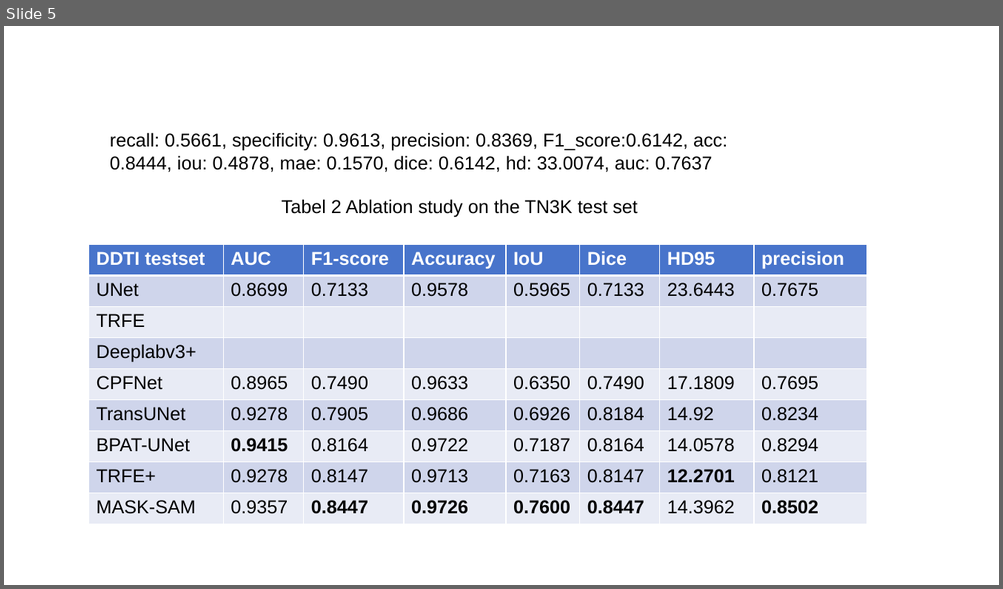
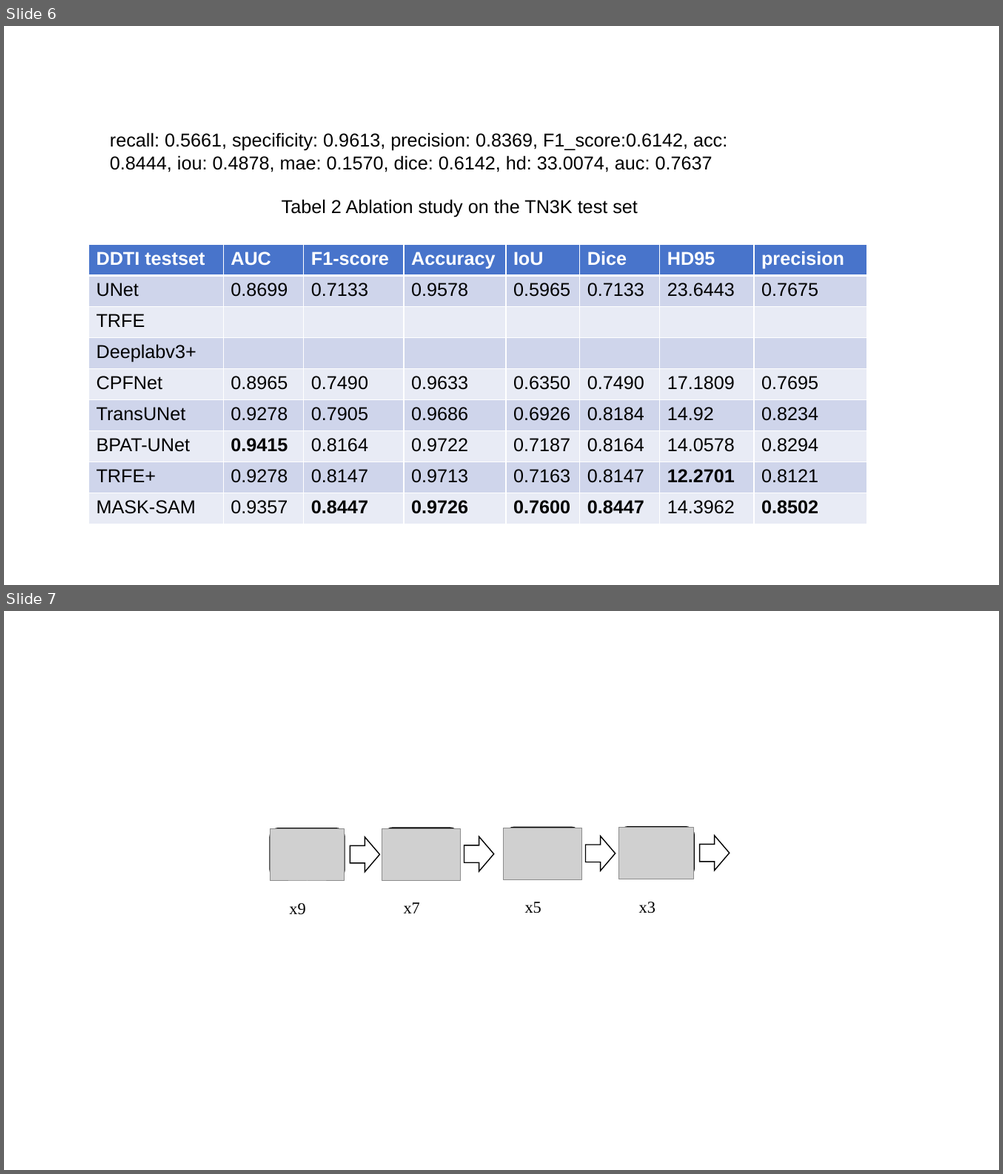
Before and after one commit to wanggy820/MedSAM, a slide deck: 小论文/architecture.pptx. Shown one above the other, each under a label of ours: slide 5 before the commit, slides 6 and 7 after it. The pictures are 1003x589 and 1003x1174 pixels, drawn with LibreOffice and Linux fonts; fonts in the diff are those of the drawing; grey boxes stand for pictures. Boxes give left, top, right and bottom in pixels: in the first picture for what was removed or moved away, otherwise in the second. Text is boxed around its words. In the diff, an @@ line names an element or a change of style, - is before the commit and + after.

```diff
--- a/小论文/architecture.pptx
+++ b/小论文/architecture.pptx
@@ slide 7 added at bbox=[4, 611, 999, 1170], background #FFFFFF @@
@@ rounded rectangle added at bbox=[270, 828, 344, 878], fill #FFFFFF, outline #000000 1 pt @@
@@ picture added at bbox=[270, 829, 344, 882] @@
@@ picture added at bbox=[382, 829, 461, 881] @@
@@ rounded rectangle added at bbox=[384, 828, 458, 878], fill #FFFFFF, outline #000000 1 pt @@
@@ picture added at bbox=[504, 828, 581, 880] @@
@@ rounded rectangle added at bbox=[506, 827, 580, 877], fill #FFFFFF, outline #000000 1 pt @@
@@ picture added at bbox=[619, 828, 693, 880] @@
@@ rounded rectangle added at bbox=[620, 826, 694, 877], fill #FFFFFF, outline #000000 1 pt @@
@@ right arrow added at bbox=[350, 837, 380, 872], fill #FFFFFF, outline #000000 1 pt @@
@@ right arrow added at bbox=[464, 837, 494, 872], fill #FFFFFF, outline #000000 1 pt @@
@@ right arrow added at bbox=[585, 836, 615, 871], fill #FFFFFF, outline #000000 1 pt @@
@@ right arrow added at bbox=[700, 835, 729, 871], fill #FFFFFF, outline #000000 1 pt @@
@@ text added at bbox=[289, 903, 305, 915], 16 pt, text #000000 @@
+x9
@@ text added at bbox=[404, 903, 420, 914], 16 pt, text #000000 @@
+x7
@@ text added at bbox=[525, 902, 541, 914], 16 pt, text #000000 @@
+x5
@@ text added at bbox=[639, 902, 655, 914], 16 pt, text #000000 @@
+x3
@@ what was slide 5 is now slide 6 @@
```
Also in this commit, not shown: 4 slides changed, 2 other slides added, 26 other files.
